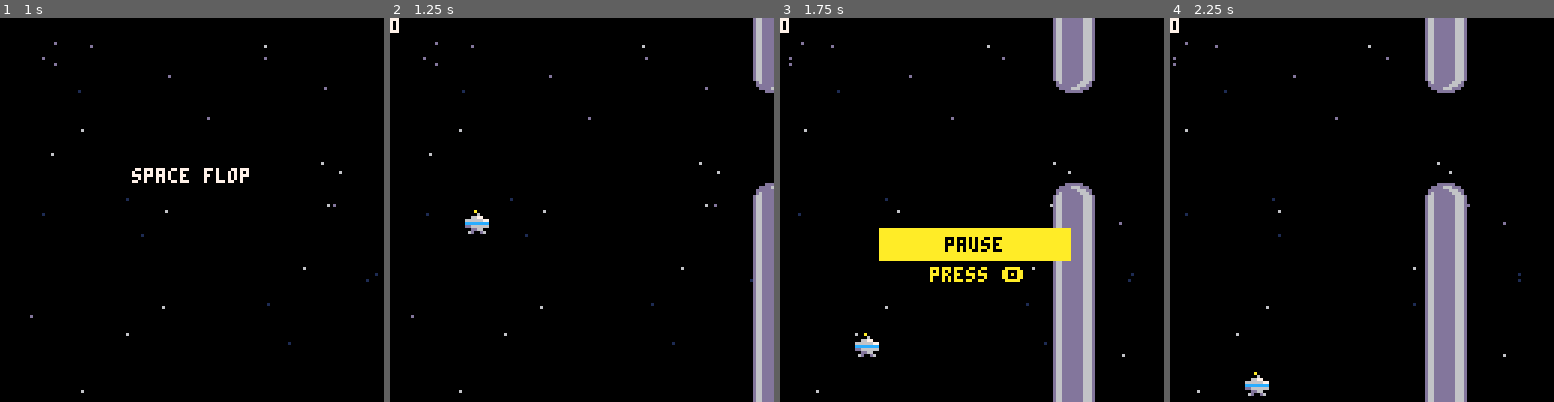
Above: before the commit, frames 1-4 (left to right).
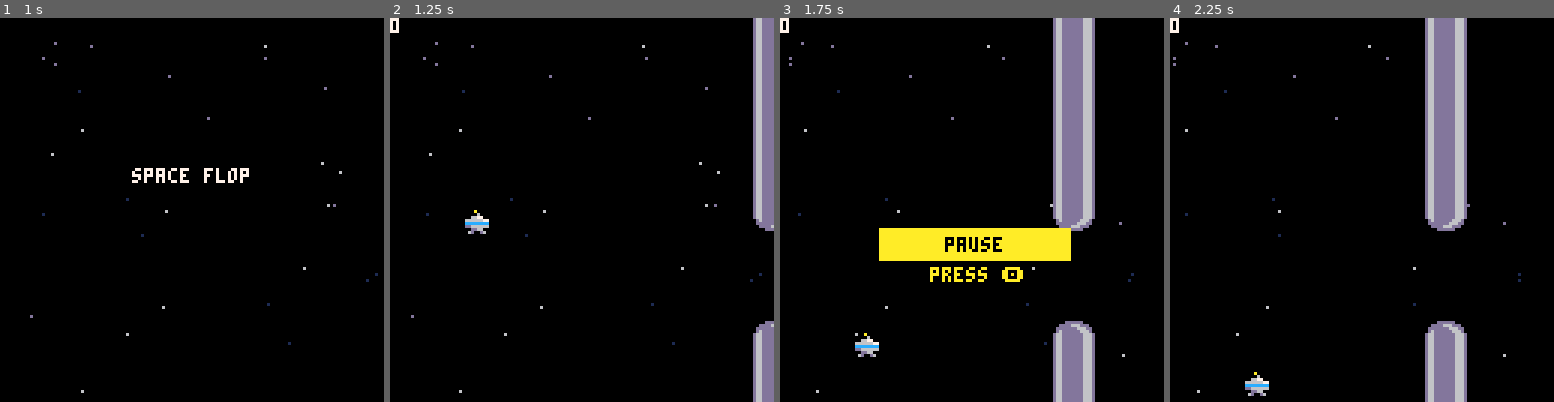
Above: after the commit, the same moments.

Repository: Yragael2078/space-flop
Game: PICO-8 cartridge space_flop.p8
Same seed, same stepped clock (60 frames per second), same inputs: the game is played once before the commit and once after it.
Inputs:
- Up to frame 1 (1 s): tap X (X key) at 0.33 s; tap O (Z key) at 0.7 s
- Up to frame 2 (1.25 s): tap X (X key) at 1.07 s
- Up to frame 3 (1.75 s): tap O (Z key) at 1.7 s
- Up to frame 4 (2.25 s): tap X (X key) at 1.85 s; tap O (Z key) at 2.1 s

Frame 1 is identical in both runs. In frame 2, 2.9% of the frame differs, in the area x 94-100%, y 16-83%; in frame 3, 5.5%; in frame 4, 5.9%, in the area x 66-78%, y 16-83%.

Commit message:
Multiple posts and  document global tweak variables

Diff:
--- a/space_flop.p8
+++ b/space_flop.p8
@@ -5,14 +5,15 @@
 -- by yragael2078
 
 function _init()
- gravity=0.8
- boost=12
- speed=2
- xpos=25
- star_density=0.002
- sound=true
+ gravity=0.8 -- fall down acceleration
+ boost=12 -- up force
+ speed=2 -- general speed
+ xpos=25 -- initial horizontal ship position
+ gap_size=30 -- size of post gap
+ star_density=0.002 -- density of stars on background
+ blockout=30 -- number of frames blocking input
+
  t=0
- blockout=30
 
  init_particules()
  init_stars()
@@ -27,10 +28,11 @@
   end
   if btnp(❎) then
    state="game"
+   add(posts, make_post())
   end
  elseif state=="game" then
   update_stars()
-  update_post()
+  update_posts()
   update_saucer()
   update_particules()
   constrain_saucer()
@@ -63,7 +65,7 @@
    print("press ❎ to fly",33,70,7)
   end
  elseif state=="game" then
-  draw_post()
+  draw_posts()
   draw_saucer()
   draw_score()
   if boom then
@@ -92,12 +94,12 @@
    add(parts,sw)
   end
  elseif state=="pause" then
-  draw_post()
+  draw_posts()
   draw_saucer()
   draw_pause()
   draw_score()
  elseif state=="gameover" then
-  draw_post()
+  draw_posts()
   draw_particules()
   rectfill(43,49,79,55,2)
   print("game over",44,50,7)
@@ -117,7 +119,7 @@
  boom=false
  score=0
 
- init_post()
+ init_posts()
  init_saucer()
 end
 -->8
@@ -138,7 +140,7 @@
  if btnp(❎) then
   saucer.b=boost
   saucer.g=gravity
-  if (sound) sfx(0)
+  sfx(0)
  else
   if saucer.b>0 then
    saucer.b=saucer.b*0.6
@@ -166,11 +168,13 @@
 
 function collide()
  local c=false
- if saucer.x+8>=gap.xpos and saucer.y+8>=gap.ypos+gap.size/2 and saucer.x<=gap.xpos+16 then
-  c=true
- end
- if saucer.x+8>=gap.xpos and saucer.y<=gap.ypos-gap.size/2 and saucer.x<=gap.xpos+16 then
-  c=true
+ for p in all(posts) do
+  if saucer.x+8>=p.xpos and saucer.y+8>=p.ypos+p.size/2 and saucer.x<=p.xpos+16 then
+   c=true
+  end
+  if saucer.x+8>=p.xpos and saucer.y<=p.ypos-p.size/2 and saucer.x<=p.xpos+16 then
+   c=true
+  end
  end
  return c
 end
@@ -224,31 +228,41 @@
 -->8
 -- post --
 
-function init_post()
- gap={
+function init_posts()
+ posts={}
+end
+
+function update_posts()
+ for p in all(posts) do
+  if p.xpos<-7 then
+   del(posts,p)
+  end
+  p.xpos-=speed
+  -- print(gap)
+ end
+end
+
+function draw_posts()
+ for p in all(posts) do
+  for i=1,15 do
+   spr(18,p.xpos,p.ypos+p.size/2+i*8,2,1)
+   spr(18,p.xpos,p.ypos-p.size/2-i*8-8,2,1)
+  end
+  spr(2,p.xpos,p.ypos+p.size/2,2,1)
+  spr(2,p.xpos,p.ypos-p.size/2-8,2,1,false,true)
+  --line(0,gap.ypos+gap.size/2,127,gap.ypos+gap.size/2,8)
+  --line(0,gap.ypos-gap.size/2,127,gap.ypos-gap.size/2,8)
+ end
+end
+
+function make_post()
+ local p={
   xpos=128,
   ypos=40,
-  size=30
+  size=gap_size
  }
-end
-
-function update_post()
- if gap.xpos<-7 then
-  gap.xpos=128
-  gap.ypos=flr(rnd(128-gap.size-16)+8+gap.size/2)
- end
- gap.xpos-=speed
-end
-
-function draw_post()
- for i=1,15 do
-  spr(18,gap.xpos,gap.ypos+gap.size/2+i*8,2,1)
-  spr(18,gap.xpos,gap.ypos-gap.size/2-i*8-8,2,1)
- end
- spr(2,gap.xpos,gap.ypos+gap.size/2,2,1)
- spr(2,gap.xpos,gap.ypos-gap.size/2-8,2,1,false,true)
- --line(0,gap.ypos+gap.size/2,127,gap.ypos+gap.size/2,8)
- --line(0,gap.ypos-gap.size/2,127,gap.ypos-gap.size/2,8)
+ p.ypos=flr(rnd(128-p.size-16)+8+p.size/2)
+ return p
 end
 
 -->8
@@ -321,12 +335,16 @@
 -- logic --
 
 function check_pass()
- if pass==false and saucer.x>gap.xpos+16 then
-  pass=true
-  score+=1
- end
- if pass==true and saucer.x<gap.xpos then
-  pass=false
+ if #posts>0 then
+  local p=posts[1]
+  if pass==false and saucer.x>p.xpos+16 then
+   pass=true
+   score+=1
+   add(posts, make_post())
+  end
+  if pass==true and saucer.x<p.xpos then
+   pass=false
+  end
  end
 end
 
